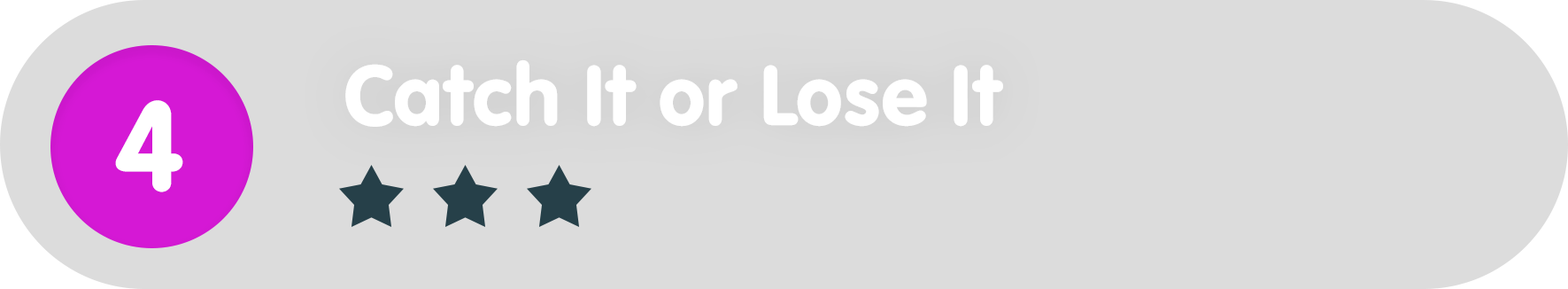
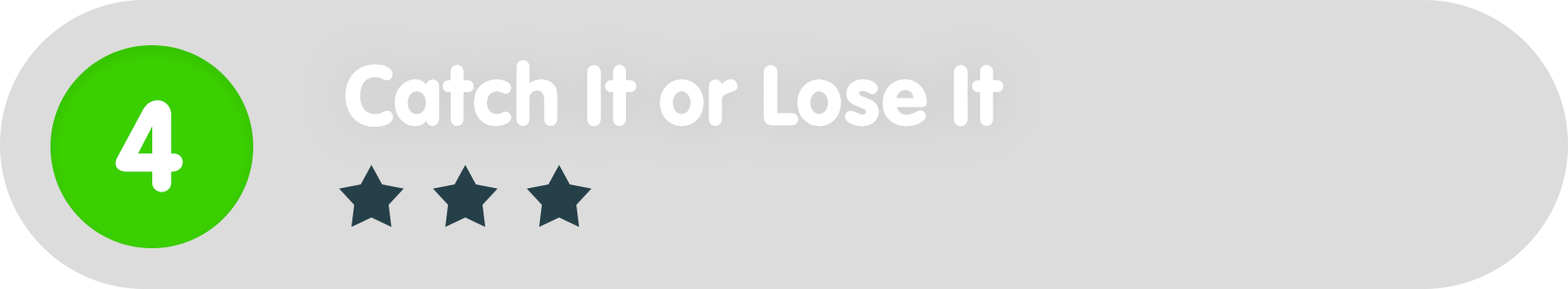
Before/after of a 1568 x 289 layered artwork. What changed in the layer stack:
painted on "Ellipse_green" over [50, 45, 254, 248]
